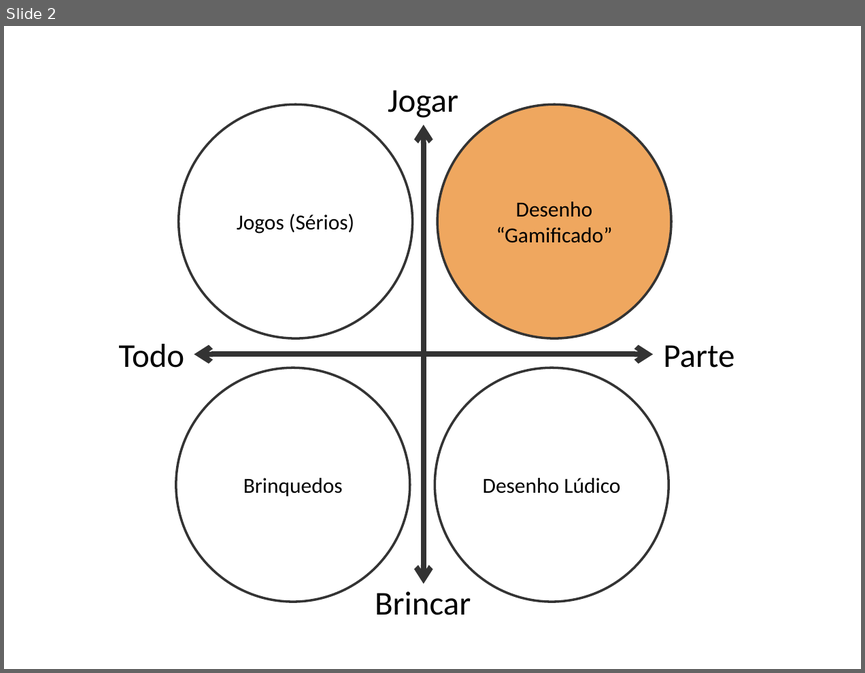
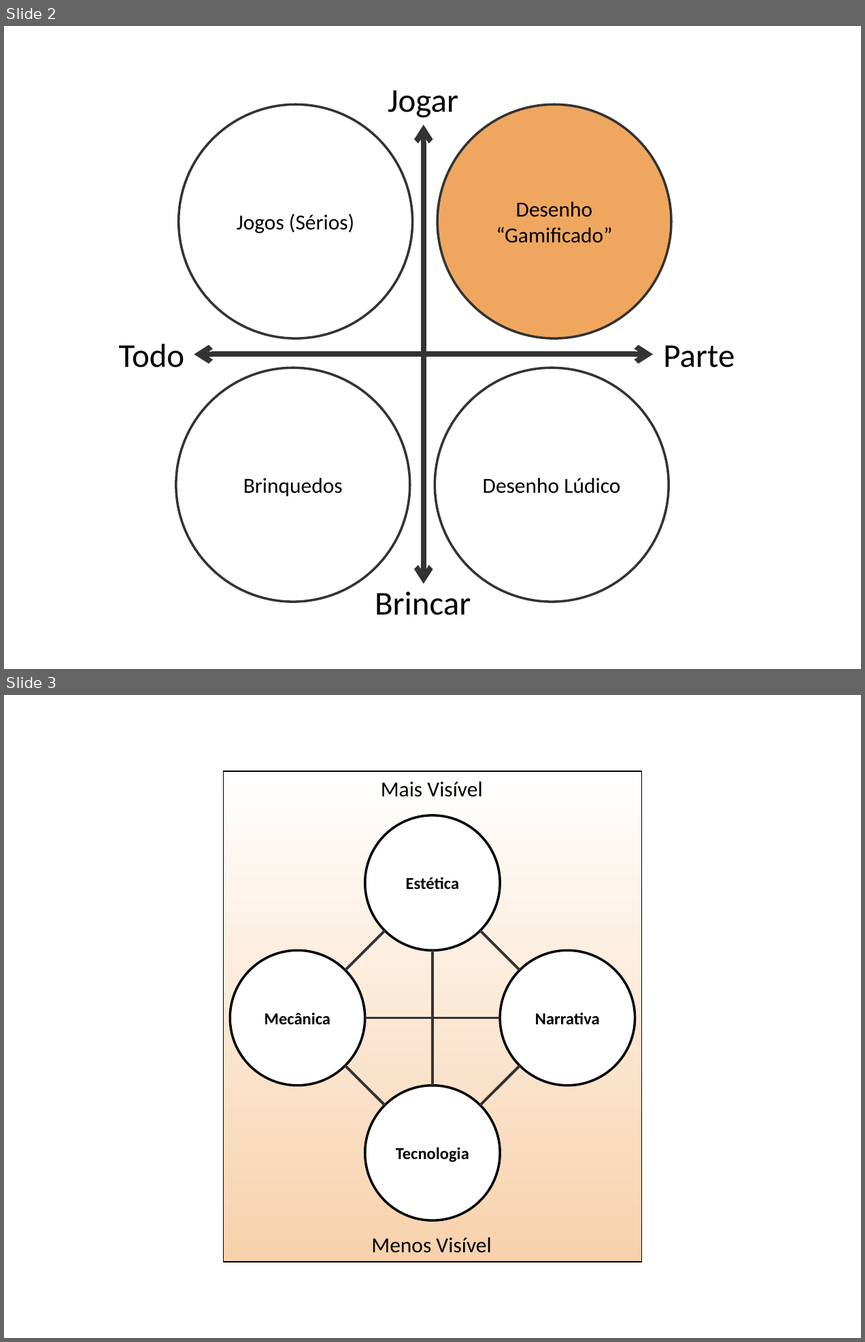
Before and after one commit to luigivieira/projeto-jogos, a slide deck: images/ilustrações.pptx. Shown one above the other, each under a label of ours: slide 2 before the commit, slides 2 and 3 after it. The pictures are 865x673 and 865x1342 pixels, drawn with LibreOffice and Linux fonts; fonts in the diff are those of the drawing. Boxes give left, top, right and bottom in pixels: in the first picture for what was removed or moved away, otherwise in the second. Text is boxed around its words. In the diff, an @@ line names an element or a change of style, - is before the commit and + after.

```diff
--- a/images/ilustrações.pptx
+++ b/images/ilustrações.pptx
@@ slide 3 added at (4, 695, 861, 1338), background #FFFFFF @@
@@ rectangle added at (224, 771, 641, 1261), fill gradient #F7D1AB to #FFFFFF, outline #000000 0.75 pt @@
@@ text added at (381, 781, 482, 797), 18 pt, text #000000 @@
+Mais Visível
@@ ellipse added at (364, 815, 499, 949), fill #FFFFFF, outline #000000 2 pt, 14 pt, text #000000, bold @@
+Estética
@@ line added from (384, 930) to (345, 970), #333333 2.25 pt @@
@@ line added from (481, 930) to (520, 970), #333333 2.25 pt @@
@@ ellipse added at (230, 950, 364, 1085), fill #FFFFFF, outline #000000 2 pt, 14 pt, text #000000, bold @@
+Mecânica
@@ line added from (432, 950) to (432, 1085), #333333 2.25 pt @@
@@ ellipse added at (500, 950, 634, 1085), fill #FFFFFF, outline #000000 2 pt, 14 pt, text #000000, bold @@
+Narrativa
@@ line added from (364, 1018) to (500, 1018), #333333 2.25 pt @@
@@ line added from (345, 1065) to (384, 1104), #333333 2.25 pt @@
@@ line added from (520, 1065) to (481, 1104), #333333 2.25 pt @@
@@ ellipse added at (364, 1085, 499, 1219), fill #FFFFFF, outline #000000 2 pt, 14 pt, text #000000, bold @@
+Tecnologia
@@ text added at (371, 1237, 491, 1253), 18 pt, text #000000 @@
+Menos Visível
```
Also in this commit, not shown: 1 other slide added, 5 other files.
